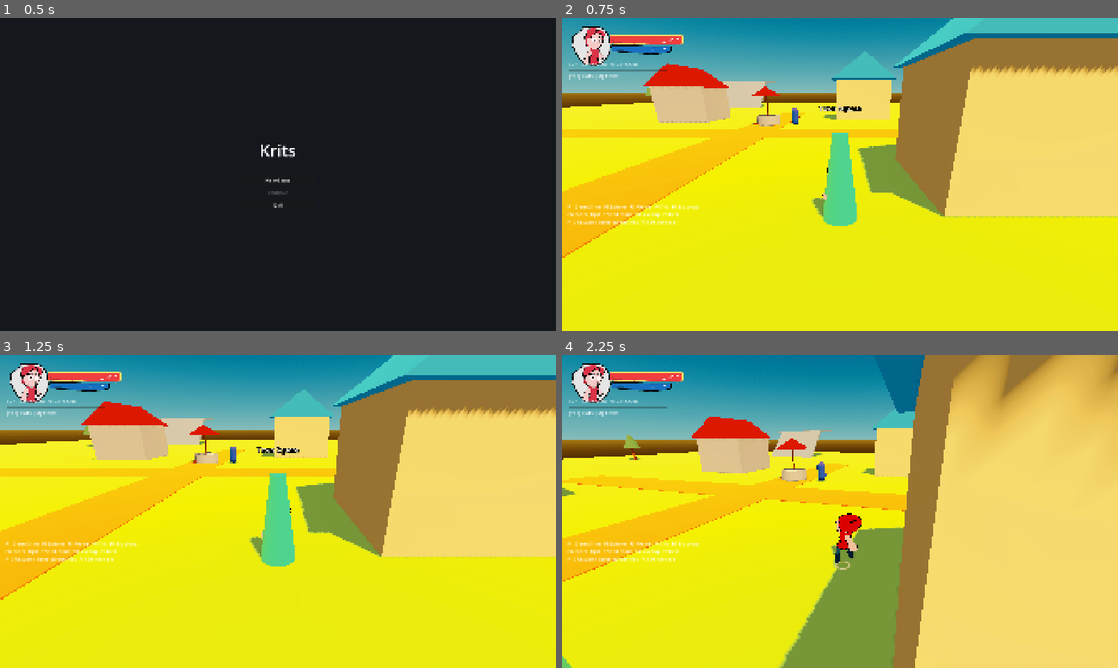
Above: before the commit, frames 1-4 (two rows, left to right).
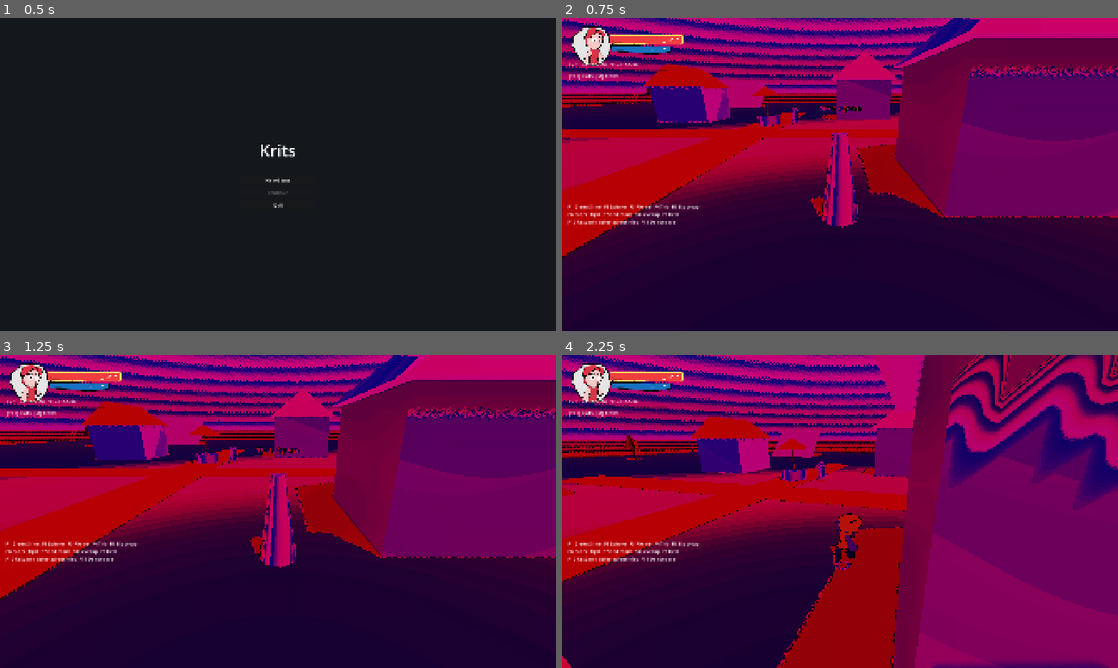
Above: after the commit, the same moments.

Repository: doggoanim/Krits
Game: Godot game, scene res://ui/main_menu.tscn
Two runs of this game, one before a commit and one after it. Both use one fixed random seed, a clock stepped at 60 frames per second and the inputs below.
Inputs (mouse positions are in pixels of both pictures, inside the frame that each line leads up to):
- Up to frame 1 (0.5 s): no input
- Up to frame 2 (0.75 s): click "New Game" at 0.5 s
- Up to frame 3 (1.25 s): no input
- Up to frame 4 (2.25 s): tap Enter at 1.25 s; move the mouse to (867, 511) at 1.27 s; hold Ctrl (crouch_pound) 1.28-2.03 s; hold W (move_forward) from 1.28 s (still down); tap Space (jump) at 1.52 s; move the mouse to (812, 511) at 2.02 s; tap E (interact) at 2.1 s

Frame 1 is identical in both runs. In frame 2, 99% of the frame differs, in the area x 0-100%, y 0-100%; in frame 3, 99%; in frame 4, 99%.

Commit message:
Switch color grading to the Arri LUT
Converted the pushed Colorify CL Arri LUT.cube to the same 256x16
strip PNG format as the sunset LUT (tools/cube_to_lut.py), and pointed
EnvironmentConfig's color_correction_lut at it instead.

Co-Authored-By: Claude Sonnet 5 <noreply@anthropic.com>
Claude-Session: https://claude.ai/code/session_01TYpdm1jACUqsWG6yyTxbgm

Diff:
--- a/world/grass_biome_lighting.tres
+++ b/world/grass_biome_lighting.tres
@@ -1,7 +1,7 @@
 [gd_resource type="Resource" script_class="EnvironmentConfig" format=3 uid="uid://cxq5uev4mffcc"]
 
 [ext_resource type="Script" uid="uid://d2qvr17ggn6bb" path="res://world/environment_config.gd" id="1_v032n"]
-[ext_resource type="CompressedTexture3D" uid="uid://b7ywf065f6aoe" path="res://assets/luts/sunset_lut.png" id="2_lut"]
+[ext_resource type="Texture2D" path="res://assets/luts/arri_lut.png" id="2_lut"]
 
 [resource]
 script = ExtResource("1_v032n")
Binary file added: assets/luts/arri_lut.png
